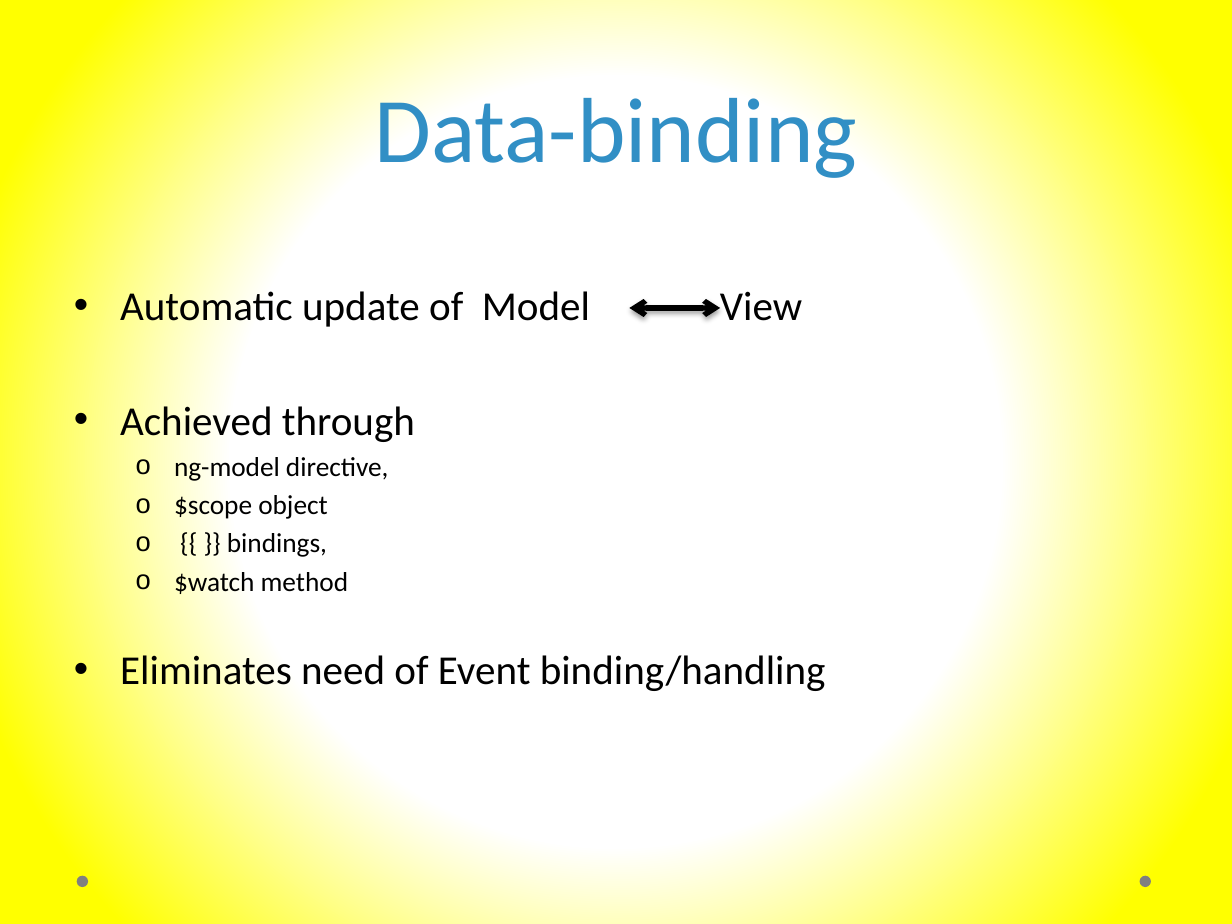
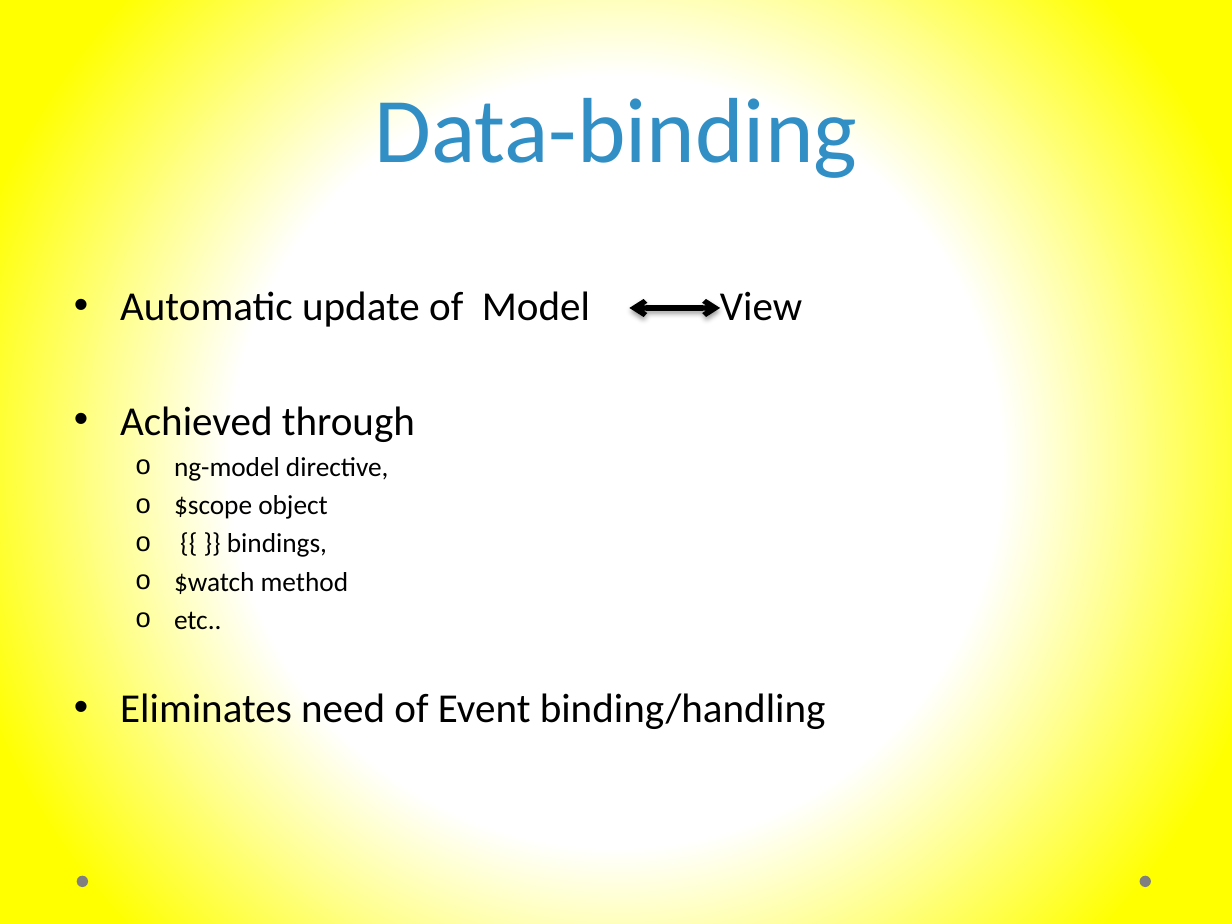
Before and after one commit to murtazahaveliwala/technext-angularjs-demo, a slide deck: slide 13 of Introduction to AngularJs.pptx. Drawn at 1232x924 pixels with LibreOffice and Linux fonts; fonts in the diff are those of the drawing. Boxes give left, top, right and bottom in pixels: in the first picture for what was removed or moved away, otherwise in the second. Text is boxed around its words. In the diff, an @@ line names an element or a change of style, - is before the commit and + after.

```diff
--- a/Introduction to AngularJs.pptx
+++ b/Introduction to AngularJs.pptx
@@ text at (174,611,222,630): paragraph added @@
+  o etc..
```
Also in this commit, not shown: 4 other slides changed, 1 slide added.
